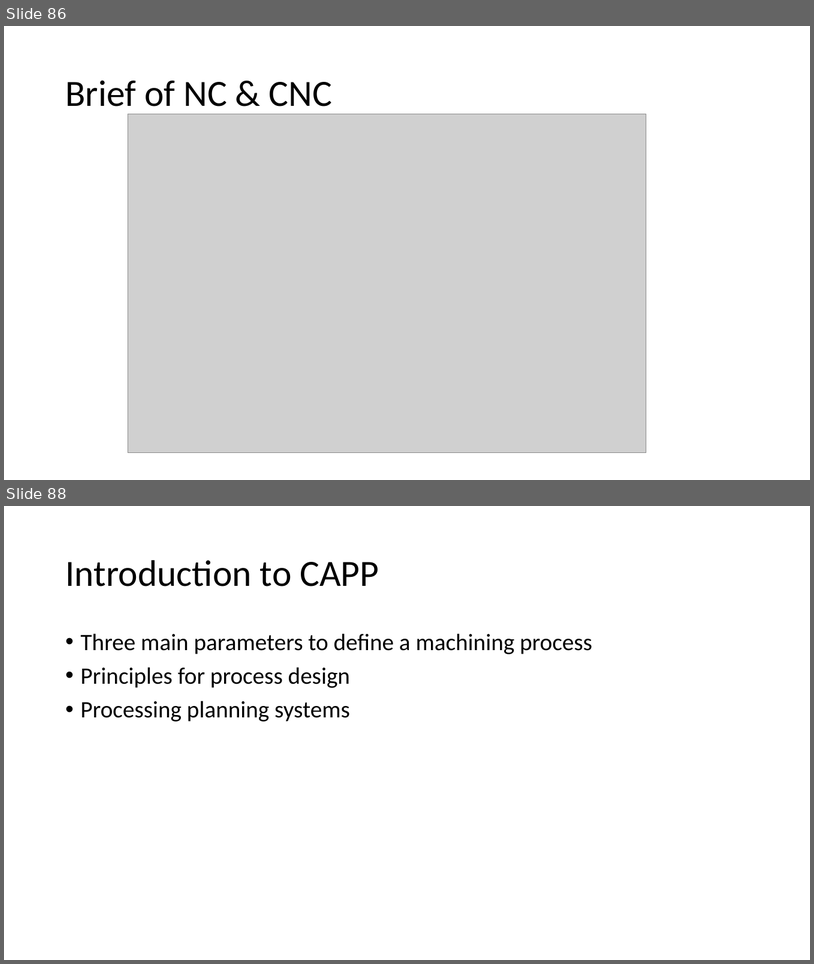
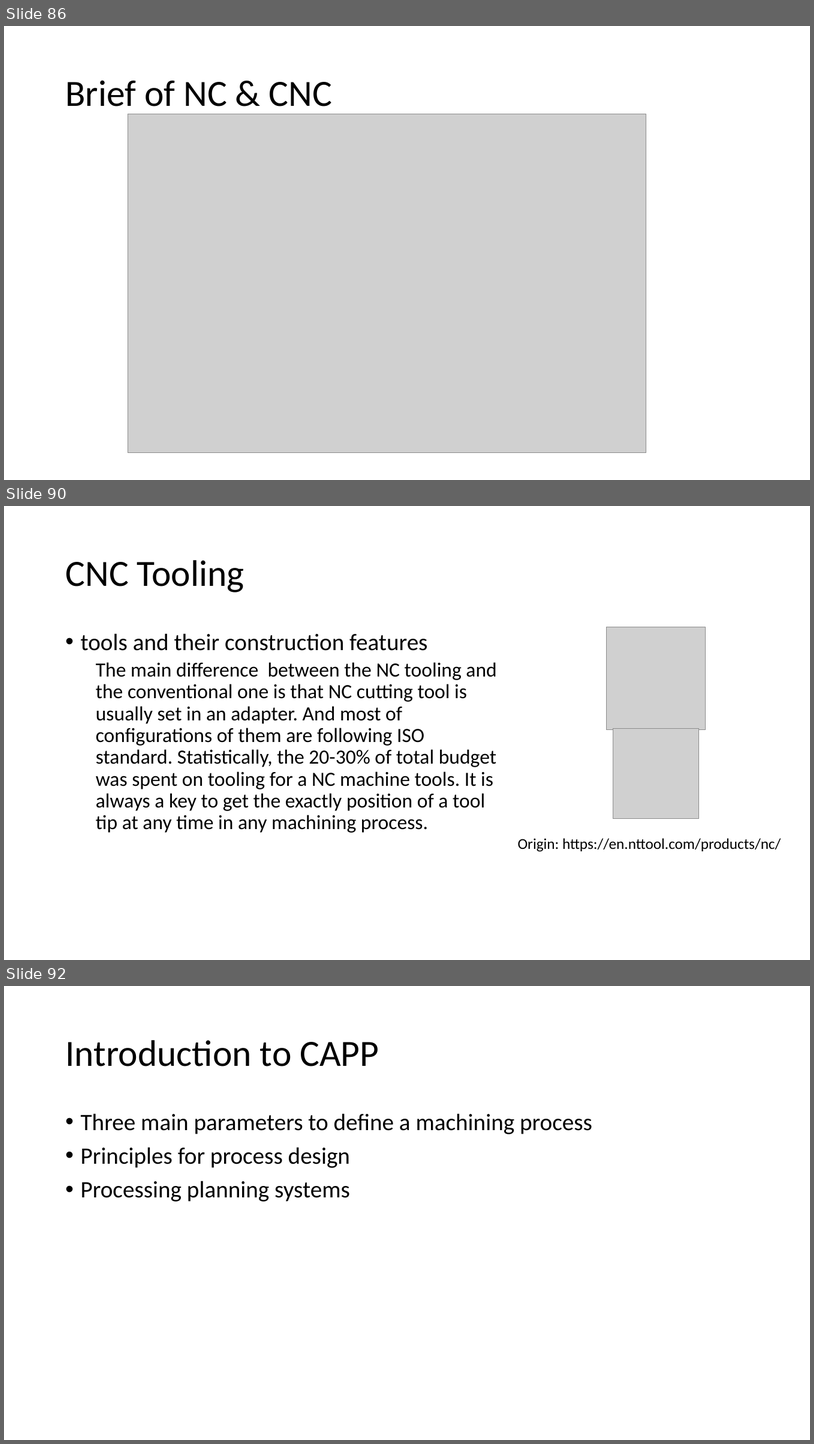
Before and after one commit to Jinny-Ching/cad_cam_course, a slide deck: CAD_CAM.pptx. Shown one above the other, each under a label of ours: slides 86 and 88 before the commit, slides 86, 90 and 92 after it; the slides between them are not shown. The pictures are 814x964 and 814x1444 pixels, drawn with LibreOffice and Linux fonts; fonts in the diff are those of the drawing; grey boxes stand for pictures. Boxes give left, top, right and bottom in pixels: in the first picture for what was removed or moved away, otherwise in the second. Text is boxed around its words. In the diff, an @@ line names an element or a change of style, - is before the commit and + after.

```diff
--- a/CAD_CAM.pptx
+++ b/CAD_CAM.pptx
@@ slide 90 added at [4, 506, 810, 960], background #FFFFFF @@
@@ title added at [65, 560, 245, 592], 44 pt, text #000000 @@
+CNC Tooling
@@ picture added at [607, 627, 706, 730] @@
@@ text added at [81, 633, 497, 832], 24 pt, text #000000 @@
+• tools and their construction features
+  The main difference between the NC tooling and the conventional one is that NC cutting tool is usually set in an adapter. And most of configurations of them are following ISO standard. Statistically, the 20-30% of total budget was spent on tooling for a NC machine tools. It is always a key to get the exactly position of a tool tip at any time in any machining process.
@@ picture added at [614, 728, 699, 818] @@
@@ text added at [518, 838, 781, 852], 18 pt, text #000000 @@
+Origin: https://en.nttool.com/products/nc/
@@ what was slide 88 is now slide 92 @@
```
Also in this commit, not shown: 1 slide changed, 3 other slides added.
